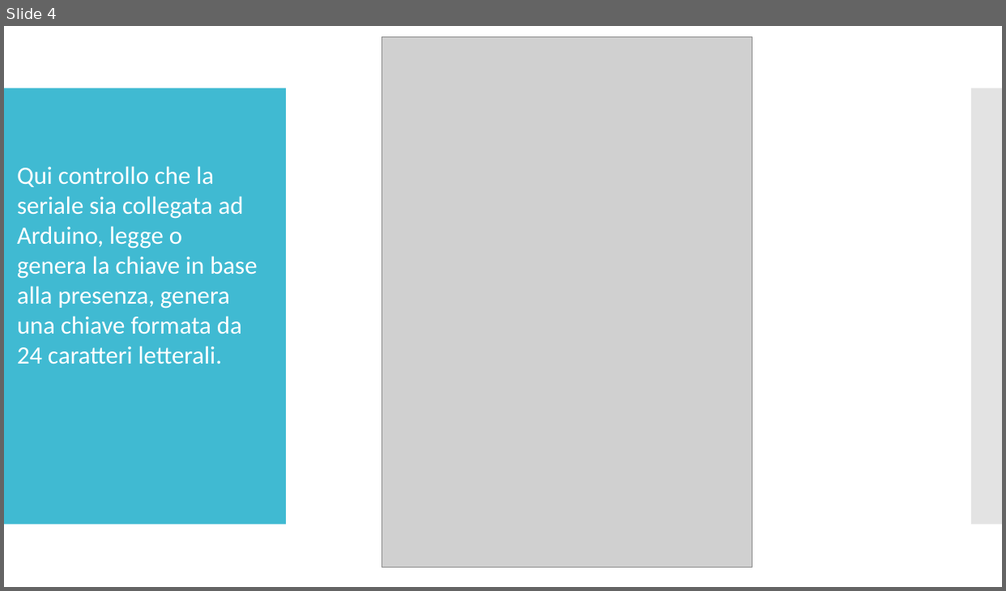
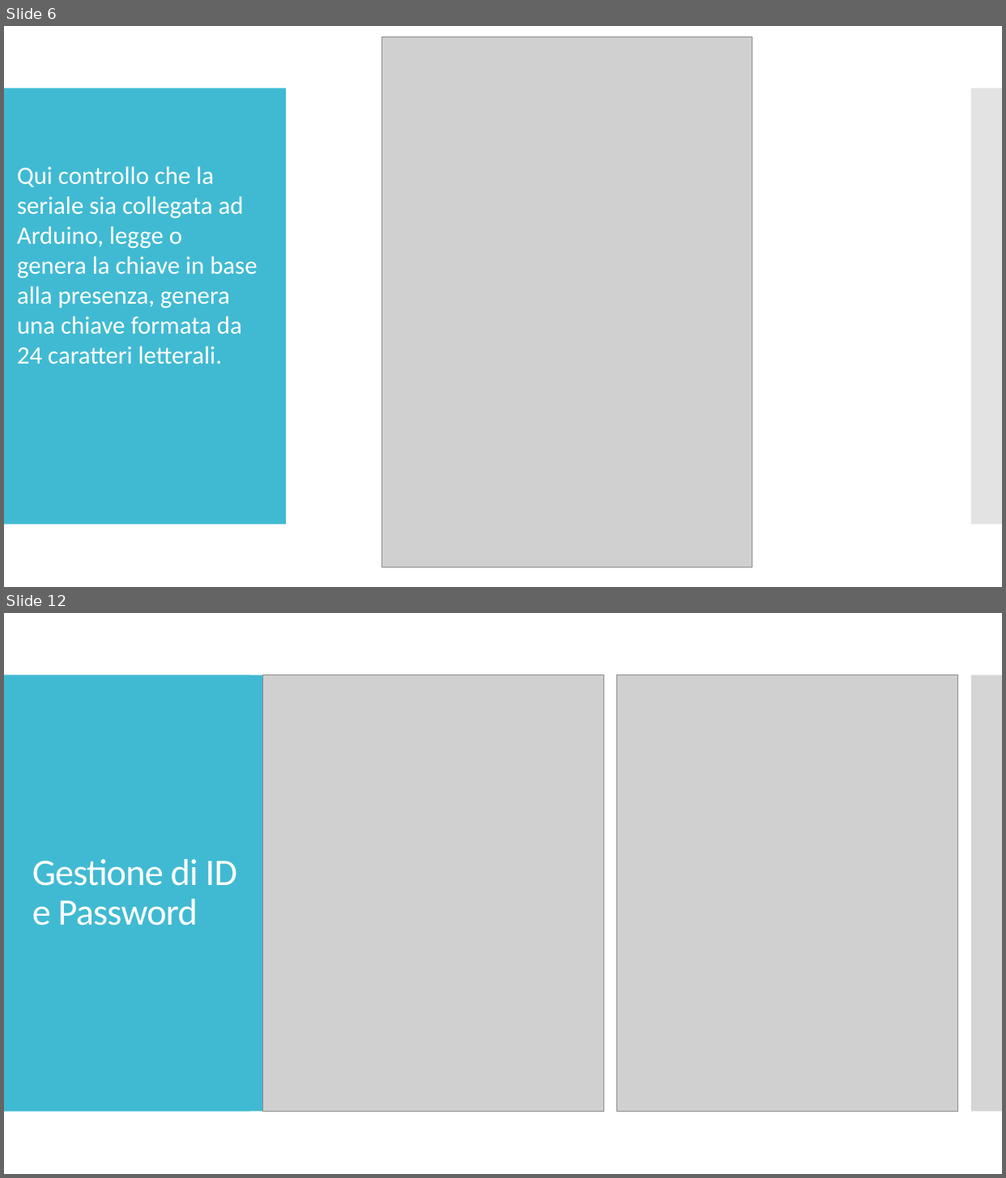
Before and after one commit to GerosaSimone/progetto, a slide deck: sito/powerpoint.pptx. Shown one above the other, each under a label of ours: slide 4 before the commit, slides 6 and 12 after it; the slides between them are not shown. The pictures are 1006x591 and 1006x1178 pixels, drawn with LibreOffice and Linux fonts; fonts in the diff are those of the drawing; grey boxes stand for pictures. Boxes give left, top, right and bottom in pixels: in the first picture for what was removed or moved away, otherwise in the second. Text is boxed around its words. In the diff, an @@ line names an element or a change of style, - is before the commit and + after.

```diff
--- a/sito/powerpoint.pptx
+++ b/sito/powerpoint.pptx
@@ slide 12 added at (4,613,1002,1174), background #FFFFFF @@
@@ rectangle added at (4,675,286,1112), fill #40BAD2 @@
@@ rectangle added at (4,675,250,1112), fill #40BAD2 @@
@@ picture added at (263,675,603,1112) @@
@@ picture added at (617,675,957,1112) @@
@@ rectangle added at (971,675,1002,1112), fill #C8C8C8 at 50% opacity @@
@@ rectangle added at (971,675,1002,1112), fill #C8C8C8 at 50% opacity @@
@@ title added at (32,859,237,926), 36 pt, text #FFFFFF @@
+Gestione di ID e Password
@@ what was slide 4 is now slide 6 @@
```
Also in this commit, not shown: 9 other slides added.
